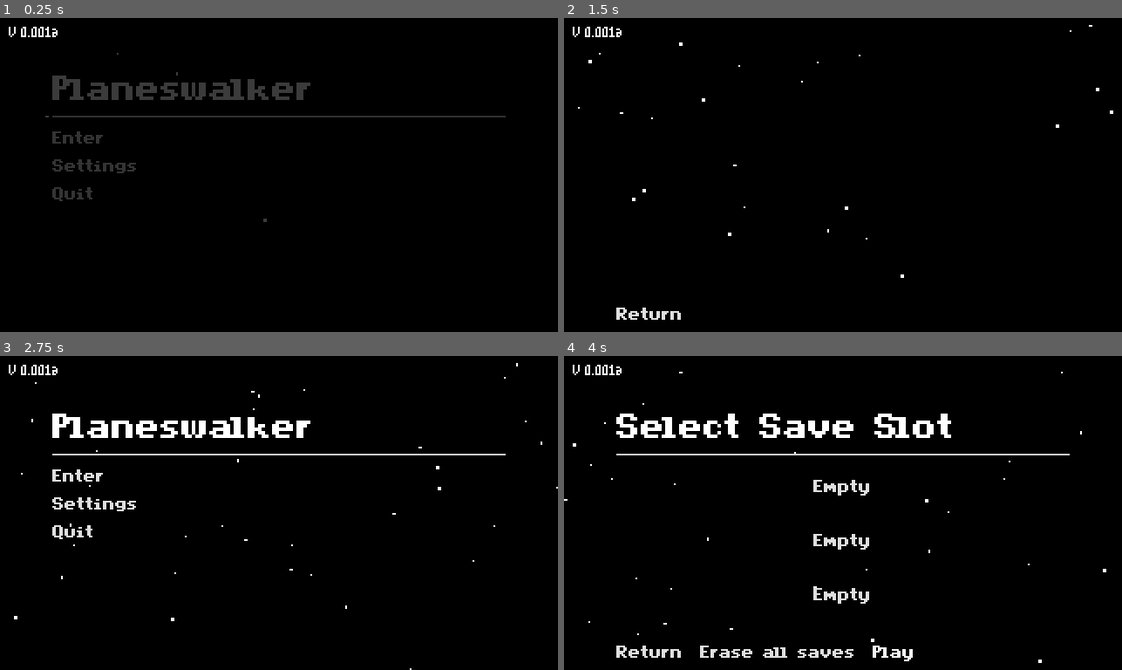
Above: before the commit, frames 1-4 (two rows, left to right).
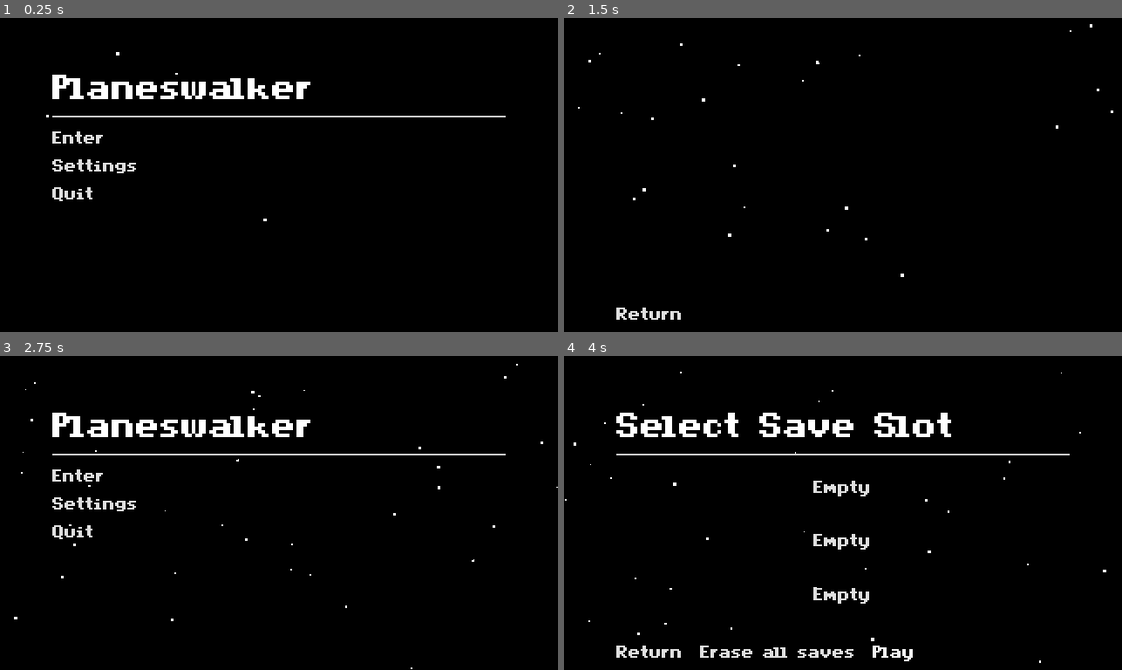
Above: after the commit, the same moments.

Repository: PromisedRain/Planeswalker
Game: Godot game, scene res://src/scenes/main.tscn
Two runs of this game, one before a commit and one after it. Both use one fixed random seed, a clock stepped at 60 frames per second and the inputs below. The engine's default icon, where the game draws it, is replaced by a stand-in: a white triangle on a blue panel in a dark square.
Inputs:
- Up to frame 1 (0.25 s): no input
- Up to frame 2 (1.5 s): click "Settings" at 0.5 s; hold D (right) from 1.28 s (still down); hold Z (climb) from 1.28 s (still down)
- Up to frame 3 (2.75 s): tap Space (jump) at 1.52 s; release D (right) at 2 s; release Z (climb) at 2 s; click "Return" at 2 s
- Up to frame 4 (4 s): click "Enter" at 2.75 s; click "Play" at 3.5 s

The runs differ from the first frame. In frame 1, 2.9% of the frame differs, in the area x 1-91%, y 2-65%; in frame 2, 0.2%; in frame 3, 0.5%; in frame 4, 0.7%.

Commit message:
added savenotifs, saving game fully, made slotselection slot display current volume name. e.g The wastes, corrupted gardens, etc.

Diff:
--- a/project.godot
+++ b/project.godot
@@ -37,8 +37,7 @@
 window/size/always_on_top=true
 window/size/window_width_override=960
 window/size/window_height_override=540
-window/stretch/mode="viewport"
-window/stretch/aspect="expand"
+window/stretch/mode="canvas_items"
 
 [file_customization]
 
@@ -129,6 +128,4 @@
 
 [rendering]
 
-textures/canvas_textures/default_texture_filter=0
 environment/defaults/default_clear_color=Color(0.201527, 0.201527, 0.201526, 1)
-2d/snap/snap_2d_transforms_to_pixel=true
--- a/src/gui/mainMenu/mainMenu.gd
+++ b/src/gui/mainMenu/mainMenu.gd
@@ -1,13 +1,13 @@
-extends Node2D
+extends CanvasLayer
 
 @onready var window: Window = get_window()
 @onready var windowScreenSize: Vector2i = get_viewport().get_visible_rect().size
-@onready var starParticles: CPUParticles2D = $"CanvasLayer/StarParticles"
+@onready var starParticles: CPUParticles2D = $"StarParticles"
 
-@onready var titleScreen: Control = $CanvasLayer/TitleScreen
-@onready var settingsScreen: Control = $CanvasLayer/Settings
-@onready var slotSelectionScreen: Control = $CanvasLayer/SlotSelection
-@onready var volumeSelectionScreen: Control = $CanvasLayer/VolumeSelection
+@onready var titleScreen: Control = $TitleScreen
+@onready var settingsScreen: Control = $Settings
+@onready var slotSelectionScreen: Control = $SlotSelection
+@onready var volumeSelectionScreen: Control = $VolumeSelection
 
 signal chosenVolumeFromMainMenu(volume: int)
 
--- a/src/gui/mainMenu/mainMenu.tscn
+++ b/src/gui/mainMenu/mainMenu.tscn
@@ -10,13 +10,11 @@
 _data = [Vector2(0, 1), 0.0, -0.0665132, 0, 0, Vector2(1, 0), -3.2967, 0.0, 0, 0]
 point_count = 2
 
-[node name="MainMenu" type="Node2D"]
+[node name="MainMenu" type="CanvasLayer"]
 script = ExtResource("1_t4hh1")
 metadata/_edit_lock_ = true
 
-[node name="CanvasLayer" type="CanvasLayer" parent="."]
-
-[node name="Background" type="ColorRect" parent="CanvasLayer"]
+[node name="Background" type="ColorRect" parent="."]
 anchors_preset = 15
 anchor_right = 1.0
 anchor_bottom = 1.0
@@ -25,7 +23,7 @@
 color = Color(0, 0, 0, 1)
 metadata/_edit_lock_ = true
 
-[node name="StarParticles" type="CPUParticles2D" parent="CanvasLayer"]
+[node name="StarParticles" type="CPUParticles2D" parent="."]
 position = Vector2(159, 86)
 emitting = false
 amount = 175
@@ -43,15 +41,15 @@
 scale_amount_curve = SubResource("Curve_ikyvp")
 metadata/_edit_lock_ = true
 
-[node name="TitleScreen" parent="CanvasLayer" instance=ExtResource("2_0vxri")]
+[node name="TitleScreen" parent="." instance=ExtResource("2_0vxri")]
 visible = false
 
-[node name="Settings" parent="CanvasLayer" instance=ExtResource("4_ukfld")]
+[node name="Settings" parent="." instance=ExtResource("4_ukfld")]
 visible = false
 
-[node name="SlotSelection" parent="CanvasLayer" instance=ExtResource("3_h3vy1")]
+[node name="SlotSelection" parent="." instance=ExtResource("3_h3vy1")]
 visible = false
 
-[node name="VolumeSelection" parent="CanvasLayer" instance=ExtResource("5_u125w")]
+[node name="VolumeSelection" parent="." instance=ExtResource("5_u125w")]
 visible = false
 metadata/_edit_lock_ = true
--- a/src/gui/pauseMenu/pauseMenu.gd
+++ b/src/gui/pauseMenu/pauseMenu.gd
@@ -12,6 +12,7 @@
 
 func _on_main_menu_button_pressed():
 	#TODO make sure to save everything before quitting.
+	SaveManager.save_game()
 	LevelManager.reset_scene_loading_state()
 	LevelManager.free_volume_instance()
 
@@ -20,5 +21,7 @@
 	UiManager.instance_main_menu()
 	UiManager.open_pause_menu(false) #closes it
 
+
+
 func _on_quit_to_desktop_button_pressed():
 	get_tree().quit()
--- /dev/null
+++ b/src/gui/saveIconComponents/saveIcon1.gd
@@ -0,0 +1,27 @@
+class_name SaveIcon1
+extends Sprite2D
+
+const timerTime: float = 0.7
+
+var timerTimer: float
+var vanish: bool = false
+var enter: bool = true
+
+func _ready() -> void:
+	modulate.a = 0.0
+	timerTimer = timerTime
+
+func _physics_process(delta: float) -> void:
+	if enter:
+		modulate.a = lerp(modulate.a, 1.0, 0.125)
+
+	if timerTimer > 0.0:
+		timerTimer -= delta
+	if Utils.is_approximately_equal(timerTimer, 0.01):
+		enter = false
+		vanish = true
+
+	if vanish:
+		modulate.a = lerp(modulate.a, 0.0, 0.125)
+		if (modulate.a < 0.01):
+			queue_free()
--- /dev/null
+++ b/src/gui/saveIconComponents/saveIcon1.tscn
@@ -0,0 +1,11 @@
+[gd_scene load_steps=3 format=3 uid="uid://b7tb75csliu12"]
+
+[ext_resource type="Script" path="res://src/gui/saveIconComponents/saveIcon1.gd" id="1_7y1up"]
+[ext_resource type="Texture2D" uid="uid://b21cjrfdmvygb" path="res://src/media/sprites/gameObjects/saveIcons/saveIco1.png" id="1_hbdcx"]
+
+[node name="SaveIcon1" type="Sprite2D"]
+process_mode = 3
+z_index = 5
+texture_filter = 1
+texture = ExtResource("1_hbdcx")
+script = ExtResource("1_7y1up")
--- a/src/gui/slotSelection/slotSelection.gd
+++ b/src/gui/slotSelection/slotSelection.gd
@@ -43,6 +43,7 @@
 	var metaData: Dictionary = SaveManager.get_all_slot_meta_data(slot)
 	var instance: UsedSlot = usedSlot.instantiate()
 	instance.slot = slot
+	instance.slotCurrentVolumeName = metaData["latest_volume_name"]
 	instance.slotCurrentVolume = metaData["current_volume"]
 	instance.slotCollectibles = metaData["total_collectibles_collected"]
 	instance.slotPlaytime = metaData["total_slot_playtime"]
@@ -76,6 +77,8 @@
 	instantiate_used_slot(slot)
 	load_save(slot)
 	SaveManager.currentSlotData = {}
+	#selectedSlot.emit(slot)
+	#print("[slotSelection] Selected slot%d" % slot)
 
 func _on_slot_selection_return_button_pressed() -> void:
 	slotSelectionPressedReturn.emit()
@@ -92,6 +95,7 @@
 func _on_slot_erase_button_pressed() -> void:
 	for slot: int in range(1, 4):
 		SaveManager.delete_save_file("savedata", slot)
+		SaveManager.delete_slot_meta_data_info(slot)
 		var container = slotContainers.get(slot, null)
 		var containerChildren = container.get_children()
 		for child in containerChildren:
--- a/src/gui/slotSelectionComponents/usedSlot.gd
+++ b/src/gui/slotSelectionComponents/usedSlot.gd
@@ -8,13 +8,15 @@
 
 var slot: int
 var slotCurrentVolume: int = 1
+var slotCurrentVolumeName: String = "Volume 1"
 var slotCollectibles: int = 0
 var slotPlaytime: String = "00:00:00"
 var slotDeaths: int = 0
 
 
 func _ready() -> void:
-	slotCurrentVolumeLabel.text = "Volume %s" % str(slotCurrentVolume)
+	#slotCurrentVolumeLabel.text = "Volume %s" % str(slotCurrentVolume)
+	slotCurrentVolumeLabel.text = str(slotCurrentVolumeName)
 	slotCollectiblesLabel.text = "Collectibles x%s" % str(slotCollectibles)
 	slotPlaytimeLabel.text = slotPlaytime
 	slotDeathsLabel.text = "Deaths x%s" % str(slotDeaths)
--- a/src/scenes/levels/volume.gd
+++ b/src/lib/volume.gd
@@ -6,20 +6,28 @@
 @onready var worldEnvironment: WorldEnvironment = $WorldEnvironment
 @onready var canvasModulate: CanvasModulate = $CanvasModulate
 
-@export var volumeGivenTitle: String
+@export var volumeGivenName: String
 @export_range(1,3) var volumeID: int
 @export var defaultVolumeSpawnLocation: Vector2i
 @export var volumeSpawn: bool
+
+@onready var icon: Sprite2D = $Icon
+
 
 var currentRoom: Room
 var currentCamera: Camera2D
 var currentPlayer: Player
 var rooms
 
+func _process(delta: float) -> void:
+	icon.rotate(0.0005)
+
 func _ready() -> void:
 	update_current_volume()
 	free_all_rooms()
 	load_current_room()
+
+	SaveManager.save_game()
 
 func load_current_room() -> void:
 	var roomName: String = SaveManager.get_slot_data("current_room")
@@ -40,7 +48,16 @@
 	print("[volume] Updating current volume")
 
 	LevelManager.currentVolume = self
+	LevelManager.currentVolumePath = str(LevelManager.volumePath + "/" + LevelManager.currentVolumeName.to_lower())
 	LevelManager.currentVolumeName = get_name()
+
+	var slot: int = SaveManager.currentSaveSlot
+	var latestVolumeID: int = int(SaveManager.get_slot_data("current_volume"))
+
+	if volumeID > latestVolumeID:
+		print("[volume] New volume reached: Updating save and metadata")
+		SaveManager.set_specific_slot_meta_data(slot, "current_volume", volumeID)
+		SaveManager.set_specific_slot_meta_data(slot, "latest_volume_name", volumeGivenName)
 
 func update_current_room(inputRoom: Room) -> void:
 	print("[volume] Updating current room")
--- a/src/scenes/levels/rooms/room1.tscn
+++ b/src/scenes/levels/rooms/room1.tscn
@@ -1,7 +1,7 @@
 [gd_scene load_steps=8 format=3 uid="uid://hkeot3pu0jvn"]
 
 [ext_resource type="Texture2D" uid="uid://h37voowtdgto" path="res://src/media/sprites/grayboxingTileset8x8.png" id="1_dhpyc"]
-[ext_resource type="Script" path="res://src/scenes/levels/room.gd" id="1_emgvt"]
+[ext_resource type="Script" path="res://src/lib/room.gd" id="1_emgvt"]
 [ext_resource type="Texture2D" uid="uid://c1lem771graw2" path="res://src/media/sprites/blackBackgroundTile8x8.png" id="3_e7e21"]
 
 [sub_resource type="TileSetAtlasSource" id="TileSetAtlasSource_sevgq"]
--- a/src/scenes/levels/volume1.tscn
+++ b/src/scenes/levels/volume1.tscn
@@ -1,8 +1,10 @@
-[gd_scene load_steps=5 format=3 uid="uid://cvbw61cy0um5e"]
+[gd_scene load_steps=7 format=3 uid="uid://cvbw61cy0um5e"]
 
 [ext_resource type="PackedScene" uid="uid://hkeot3pu0jvn" path="res://src/scenes/levels/rooms/room1.tscn" id="1_38e1n"]
-[ext_resource type="Script" path="res://src/scenes/levels/volume.gd" id="1_ddas4"]
-[ext_resource type="Script" path="res://src/scenes/levels/rooms.gd" id="2_7xnfi"]
+[ext_resource type="Script" path="res://src/lib/volume.gd" id="1_ddas4"]
+[ext_resource type="Script" path="res://src/lib/rooms.gd" id="2_7xnfi"]
+[ext_resource type="Texture2D" uid="uid://b284suiag4hae" path="res://icon.svg" id="4_qok8t"]
+[ext_resource type="PackedScene" uid="uid://cm0lw3nd0kw7d" path="res://src/scenes/objects/player/player.tscn" id="5_w6kvw"]
 
 [sub_resource type="Environment" id="Environment_77io1"]
 background_mode = 3
@@ -10,7 +12,7 @@
 
 [node name="Volume1" type="Node2D"]
 script = ExtResource("1_ddas4")
-volumeGivenTitle = "Forgotten Shore"
+volumeGivenName = "The Wastes"
 volumeID = 1
 metadata/_edit_lock_ = true
 
@@ -31,3 +33,11 @@
 
 [node name="Camera2D" type="Camera2D" parent="."]
 position = Vector2(88, -62)
+
+[node name="Icon" type="Sprite2D" parent="."]
+position = Vector2(110, -50)
+scale = Vector2(0.3, 0.1)
+texture = ExtResource("4_qok8t")
+
+[node name="Player" parent="." instance=ExtResource("5_w6kvw")]
+position = Vector2(53, -37)
--- a/src/scenes/levels/volume2.tscn
+++ b/src/scenes/levels/volume2.tscn
@@ -1,6 +1,6 @@
 [gd_scene load_steps=3 format=3 uid="uid://c788eax25c1bq"]
 
-[ext_resource type="Script" path="res://src/scenes/levels/volume.gd" id="1_hmp1q"]
+[ext_resource type="Script" path="res://src/lib/volume.gd" id="1_hmp1q"]
 
 [sub_resource type="Environment" id="Environment_3xww6"]
 background_mode = 3
--- a/src/scenes/main.gd
+++ b/src/scenes/main.gd
@@ -6,7 +6,7 @@
 @onready var windowBaseSize: Vector2i = window.content_scale_size
 @onready var windowScreenSize: Vector2i = get_viewport().get_visible_rect().size
 
-@onready var volume: Node2D = $Volume
+@onready var world: Node2D = $SubViewport/World
 
 #TODO remember to turn off on_top before shipping game cause its a problem, on top for debug only i guess guh
 
@@ -19,7 +19,7 @@
 		return
 
 	LevelManager.mainScene = self
-	LevelManager.volumesParent = volume
+	LevelManager.volumesParent = world
 
 	#match LevelManager.currentVolume:
 	#	"volume1":
--- a/src/scenes/main.tscn
+++ b/src/scenes/main.tscn
@@ -1,8 +1,11 @@
-[gd_scene load_steps=7 format=3 uid="uid://4sk5yusr5vvs"]
+[gd_scene load_steps=8 format=3 uid="uid://4sk5yusr5vvs"]
 
 [ext_resource type="Script" path="res://src/scenes/main.gd" id="1_gewu3"]
 [ext_resource type="Theme" uid="uid://bbvixcv2opc1q" path="res://src/resources/themes/mainMenuButtonLabelTheme.tres" id="4_w0p6m"]
 [ext_resource type="FontFile" uid="uid://dxl5qo013sh3d" path="res://src/media/fonts/MinimalPixel v2.ttf" id="5_gpm4t"]
+
+[sub_resource type="ViewportTexture" id="ViewportTexture_qdbio"]
+viewport_path = NodePath("SubViewport")
 
 [sub_resource type="Animation" id="Animation_5gicn"]
 length = 0.001
@@ -44,8 +47,31 @@
 process_mode = 3
 script = ExtResource("1_gewu3")
 
-[node name="Volume" type="Node2D" parent="."]
+[node name="SubViewport" type="SubViewport" parent="."]
+transparent_bg = true
+snap_2d_transforms_to_pixel = true
+canvas_item_default_texture_filter = 0
+size = Vector2i(320, 180)
+
+[node name="World" type="Node2D" parent="SubViewport"]
 process_mode = 1
+
+[node name="ViewportLayer" type="CanvasLayer" parent="."]
+
+[node name="TextureRect" type="TextureRect" parent="ViewportLayer"]
+texture_filter = 1
+anchors_preset = 15
+anchor_right = 1.0
+anchor_bottom = 1.0
+grow_horizontal = 2
+grow_vertical = 2
+mouse_filter = 2
+texture = SubResource("ViewportTexture_qdbio")
+
+[node name="Camera2D" type="Camera2D" parent="ViewportLayer"]
+visible = false
+position = Vector2(161, -84)
+enabled = false
 
 [node name="UILayer" type="CanvasLayer" parent="."]
 
--- a/src/scenes/managers/levelManager.gd
+++ b/src/scenes/managers/levelManager.gd
@@ -74,7 +74,6 @@
 		currentVolume.queue_free()
 		currentVolume = null
 
-#loading of scenes
 func load_room(_roomName: String, _roomParent: Node) -> bool:
 	#if sceneLoadInProgress:
 	#	load_scene(_roomName, roomsPath, _roomParent)
@@ -105,7 +104,6 @@
 	var fileName: String = nextSceneInfo["file_name"]
 	var filePath: String = nextSceneInfo["file_path"]
 	var fileParent: Node = nextSceneInfo["file_parent"]
-
 	load_scene(fileName, filePath, fileParent)
 
 func cache_scene(filePath: String, scene: PackedScene) -> void:
@@ -123,20 +121,26 @@
 
 func reset_scene_loading_state() -> void:
 	clear_scene_cache()
+
+	if sceneLoadTimer != null:
+		sceneLoadTimer.queue_free()
+
 	if sceneLoadInProgress:
 		sceneLoadInProgress = false
 		sceneLoadQueue.clear()
 	else:
 		sceneLoadQueue.clear()
 
+	print("[levelManager] Reset scene loading state")
+
 func load_scene(fileName: String, filePath: String, fileParent: Node) -> void:
 	if sceneLoadInProgress:
-		printerr("[levelManager] Load currently in progress, adding '%s' to queue" % fileName)
+		print("[levelManager] Load currently in progress, adding '%s' to queue" % fileName)
 		add_to_scene_load_queue(fileName, filePath, fileParent)
 		#sceneLoadInProgress = false
 		return
 
-	print("fileParent Type: ", typeof(fileParent))
+	#print("fileParent Type: ", typeof(fileParent))
 
 	fileStartedLoading.emit(fileName)
 	var dir: DirAccess = SaveManager.verify_and_open_dir(filePath)
@@ -151,7 +155,6 @@
 		print("[levelManager] Loaded from cache: %s" % fullFilePath)
 		fileParent.add_child(cachedScene.instantiate())
 		sceneLoadInProgress = false #TODO eventually have sceneLoadInProgress = false sets at the penultimate line before return. implement sceneQueueing for this
-
 		return
 
 	var loader = ResourceLoader.load_threaded_request(fullFilePath)
@@ -188,7 +191,7 @@
 			return
 
 func on_file_finished_loading(incomingFile: PackedScene, fileParent: Node, filePath: String) -> void:
-	print("[levelManager] Finished loading '%s'" % incomingFile.get_name().to_lower())
+	print("[levelManager] Finished loading '%s'" % filePath)
 	cache_scene(filePath, incomingFile)
 
 	fileParent.add_child(incomingFile.instantiate())
@@ -232,8 +235,3 @@
 	else:
 		print("[levelManager] CachedScene not found or invalid: %s" % cachedScene)
 		return null
-
-	#if cachedScene != null:
-	#	return cachedScene
-	#else:
-	#	return null
--- a/src/scenes/managers/saveManager.gd
+++ b/src/scenes/managers/saveManager.gd
@@ -86,7 +86,7 @@
 			false,
 			false
 		],
-		"current_volume": 1,
+		"current_volume": 0,
 		"current_room": ""
 	}
 
@@ -96,7 +96,8 @@
 		"total_slot_playtime": "00:00:00",
 		"total_collectibles_collected": 0,
 		"total_slot_deaths": 0,
-		"current_volume": 1
+		"current_volume": 0,
+		"latest_volume_name": "Volume"
 	}
 
 func create_meta_data_template() -> Dictionary:
@@ -294,6 +295,22 @@
 		_file.close()
 		print("[saveManager] Metadata file created/saved at: %s" % fullFilePath)
 
+
+#saving everything
+func save_slot_meta_data(_metaData: Dictionary = currentMetaData) -> void:
+	var slotMetaData: Dictionary = get_all_slot_meta_data(currentSaveSlot)
+
+	_metaData["slot_%d" % currentSaveSlot] = slotMetaData
+	SaveManager.save_meta_data(currentSaveSlot, _metaData)
+
+func save_game() -> void:
+	save_config_file()
+	save_slot_meta_data()
+	save_slot(currentSaveSlot)
+	UiManager.create_save_icon_notification()
+	print("[saveManager] Saved game")
+
+
 #deleting
 func delete_save_file(file: String, slot: int) -> void:
 	var fileName: String = "%s%s.json" % [file, slot]
@@ -308,6 +325,12 @@
 			print("[saveManager] Error deleting file: %s" % fileName)
 		else:
 			print("[saveManager] File sucessfully deleted: %s" % fileName)
+
+func delete_slot_meta_data_info(slot: int, _metaData: Dictionary = currentMetaData) -> void:
+	_metaData["slot_%d" % slot] = create_default_meta_data_template(slot)
+	save_slot_meta_data(_metaData)
+	print("[saveManager] Deleted and replaced a section of metadata file, slot replaced: slot_%d" % slot)
+
 
 func delete_config_file(path: String = configFullPath) -> void:
 	if !FileAccess.file_exists(path):
@@ -409,6 +432,7 @@
 func get_slot_for_setting_slot_data() -> int:
 	var _slotData: Dictionary = currentSlotData
 	var slot: int = _slotData["save_slot_number"]
+
 	if slot == null:
 		return 1
 	return slot
@@ -418,12 +442,27 @@
 	return null
 
 func get_all_slot_meta_data(slot: int, _metaData: Dictionary = currentMetaData) -> Dictionary:
-	var slotKey = "slot_%d" % slot
-	if !_metaData.has(slotKey):
-		print("[saveManager] No '%s' found in metadata" % slotKey)
+	var _slot: String = "slot_%d" % slot
+	if !_metaData.has(_slot):
+		print("[saveManager] No '%s' found in metadata" % _slot)
 		return Dictionary()
 	else:
-		return _metaData[slotKey]
+		return _metaData[_slot]
+
+func set_specific_slot_meta_data(slot: int, key: String, value: Variant, _metaData: Dictionary = currentMetaData) -> void:
+	var _slot: String = "slot_%d" % slot
+	if!_metaData.has(_slot):
+		print("[saveManager] No '%s' slot found in metadata" % _slot)
+		return
+
+	if !_metaData[_slot].has(key):
+		print("[saveManager] No '%s' key found in slot_%d metadata, making key" % [key, _slot])
+		_metaData[_slot] = {}
+
+	_metaData[_slot][key] = value
+
+	save_meta_data(slot, _metaData)
+	print("[saveManager] Set '%s' to '%s' in slot_%d metadata" % [key, value, slot])
 
 func get_runtime_check() -> bool:
 	var loadCheck: bool
--- a/src/scenes/managers/uiManager.gd
+++ b/src/scenes/managers/uiManager.gd
@@ -7,7 +7,7 @@
 @export var playerUi: PackedScene
 @export var debugManager: PackedScene
 @export var mainMenu: PackedScene
-
+@export var savePopupIcon: PackedScene
 
 
 var loaded: Dictionary = {}
@@ -94,6 +94,12 @@
 		instance.queue_free()
 		loaded.erase(_name)
 
+func create_save_icon_notification() -> void:
+	var instance: Sprite2D = savePopupIcon.instantiate()
+	instance.position.x = 300
+	instance.position.y = 160
+	add_child(instance)
+
 #getters
 var canPause: bool:
 	get:
--- a/src/scenes/managers/uiManager.tscn
+++ b/src/scenes/managers/uiManager.tscn
@@ -1,21 +1,25 @@
-[gd_scene load_steps=7 format=3 uid="uid://dimjcq438a4r4"]
+[gd_scene load_steps=8 format=3 uid="uid://dimjcq438a4r4"]
 
 [ext_resource type="Script" path="res://src/scenes/managers/uiManager.gd" id="1_jlpka"]
 [ext_resource type="PackedScene" uid="uid://cevaoxwk4veu4" path="res://src/gui/playerUI/playerUI.tscn" id="2_v6avp"]
 [ext_resource type="PackedScene" uid="uid://c6s0hvw0hsy5t" path="res://src/scenes/managers/debugManager.tscn" id="3_7fswh"]
 [ext_resource type="PackedScene" uid="uid://cg6g17qc8awr2" path="res://src/gui/mainMenu/mainMenu.tscn" id="4_ks5rj"]
 [ext_resource type="PackedScene" uid="uid://ckceh1hxaxh4x" path="res://src/gui/vignette/vignette.tscn" id="5_lnm1i"]
+[ext_resource type="PackedScene" uid="uid://b7tb75csliu12" path="res://src/gui/saveIconComponents/saveIcon1.tscn" id="5_otoeg"]
 [ext_resource type="PackedScene" uid="uid://ba7tc2g1wlo02" path="res://src/gui/pauseMenu/pauseMenu.tscn" id="6_rphhq"]
 
 [node name="UIManager" type="CanvasLayer"]
+layer = 2
 script = ExtResource("1_jlpka")
 playerUi = ExtResource("2_v6avp")
 debugManager = ExtResource("3_7fswh")
 mainMenu = ExtResource("4_ks5rj")
+savePopupIcon = ExtResource("5_otoeg")
 
 [node name="Vignette" parent="." instance=ExtResource("5_lnm1i")]
 visible = false
 
 [node name="PauseMenu" parent="." instance=ExtResource("6_rphhq")]
 process_mode = 2
+layer = 2
 visible = false
Renamed: src/scenes/levels/room.gd -> src/lib/room.gd
Renamed: src/scenes/levels/rooms.gd -> src/lib/rooms.gd
Binary file added: src/media/sprites/gameObjects/saveIcons/saveIco1.png
Not shown, added: src/media/sprites/gameObjects/saveIcons/saveIco1.png.import
